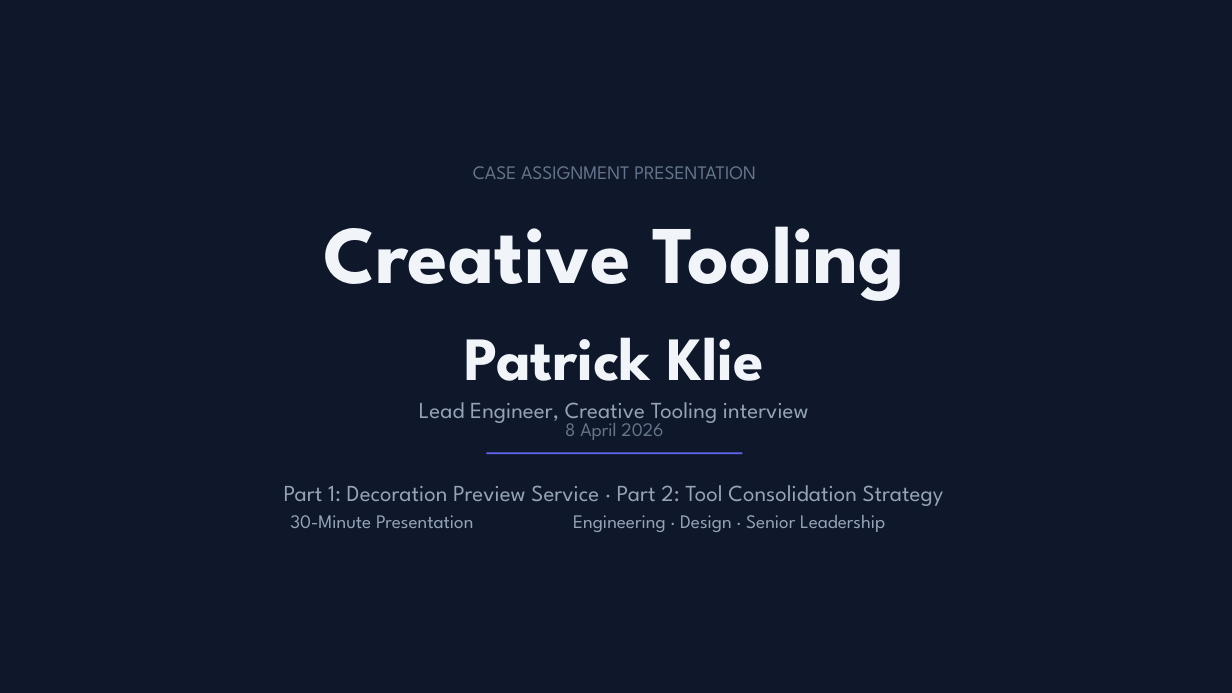
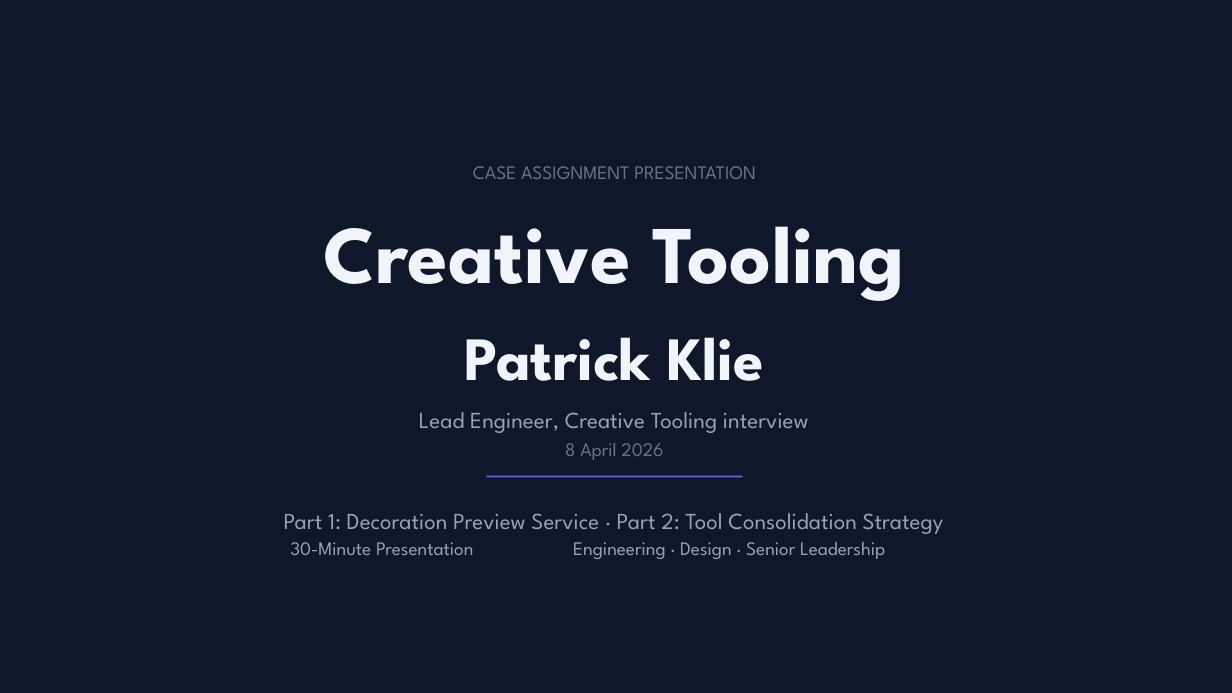
Before and after one commit to patman77/decoration-preview-service, a slide deck: slide 1 of docs/presentation/decoration-preview-service_4b541b44.pptx. Drawn at 1232x693 pixels with LibreOffice and Linux fonts; fonts in the diff are those of the drawing; background and template pictures are left out. Boxes give left, top, right and bottom in pixels: in the first picture for what was removed or moved away, otherwise in the second. Text is boxed around its words. In the diff, an @@ line names an element or a change of style, - is before the commit and + after.

Commit message:
Rebalance title slide spacing

```diff
--- a/docs/presentation/decoration-preview-service_4b541b44.pptx
+++ b/docs/presentation/decoration-preview-service_4b541b44.pptx
@@ text "Lead Engineer, Creative Tooling interview": place and size @@
-text "Lead Engineer, Creative Tooling interview" at bbox=[419, 402, 809, 425]
+text "Lead Engineer, Creative Tooling interview" at bbox=[419, 412, 809, 433]
@@ text "8 April 2026" rewrapped from bbox=[565, 416, 663, 440] to bbox=[565, 443, 663, 460] @@
@@ rectangle: place and size @@
-rectangle at bbox=[486, 453, 742, 455]
+rectangle at bbox=[486, 476, 742, 478]
@@ text "Part 1: Decoration Preview Service ...": place and size @@
-text "Part 1: Decoration Preview Service ..." at bbox=[284, 485, 944, 506]
+text "Part 1: Decoration Preview Service ..." at bbox=[284, 513, 944, 534]
@@ text "30-Minute Presentation": place and size @@
-text "30-Minute Presentation" at bbox=[290, 515, 473, 528]
+text "30-Minute Presentation" at bbox=[290, 542, 473, 555]
@@ text "Engineering · Design · Senior ...": place and size @@
-text "Engineering · Design · Senior ..." at bbox=[573, 515, 885, 532]
+text "Engineering · Design · Senior ..." at bbox=[573, 542, 885, 559]
```
